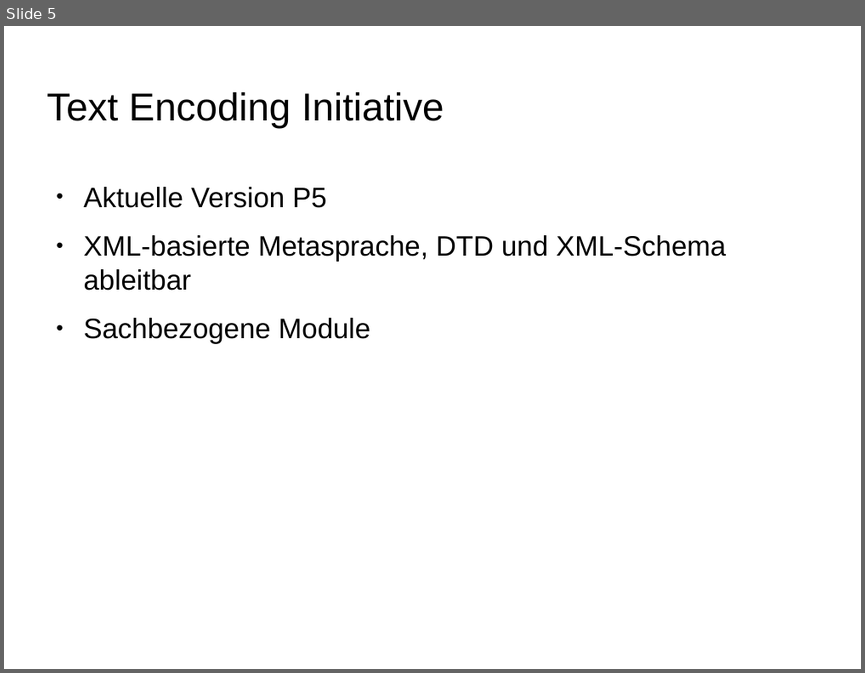
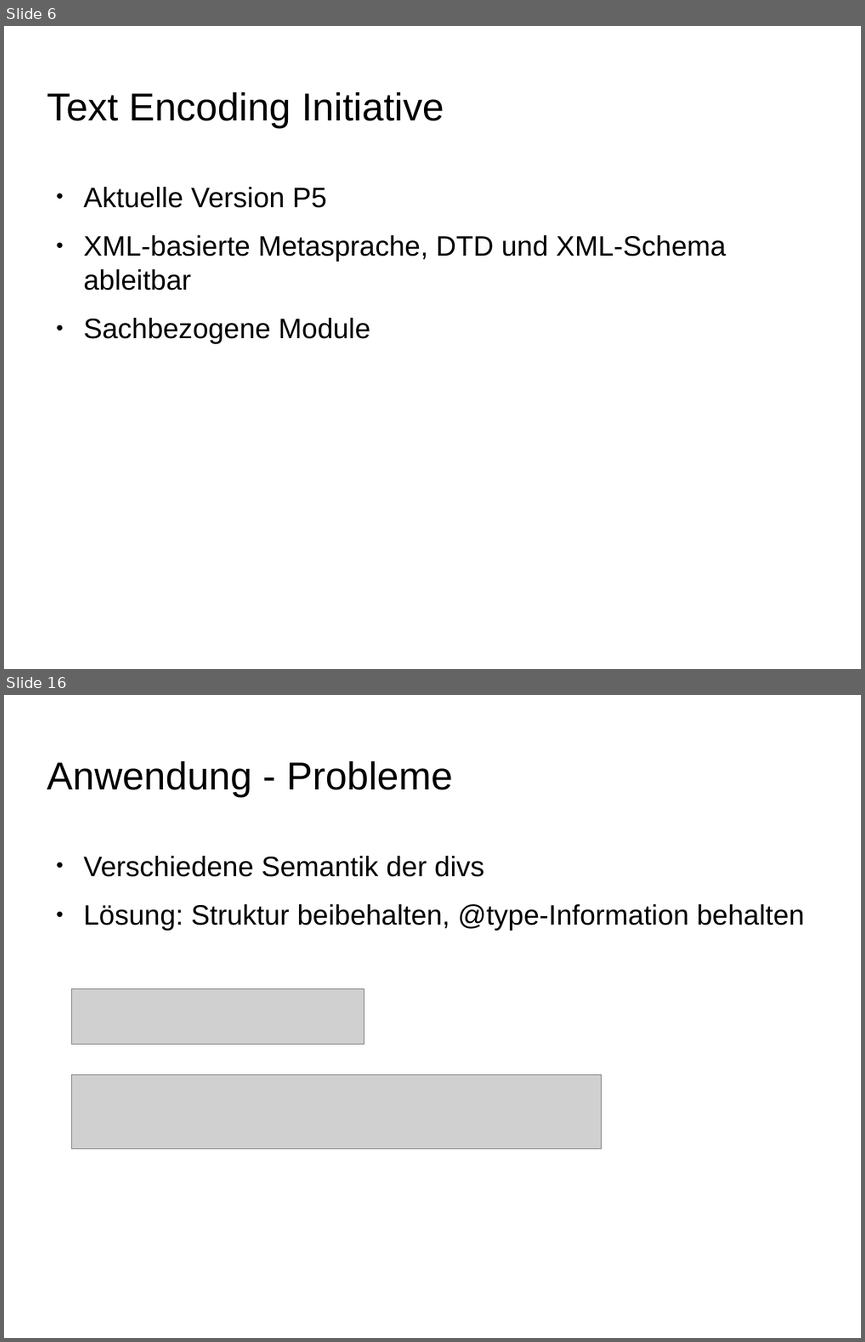
Before and after one commit to alkern/TeiRD, a slide deck: doc/präsentation.odp. Shown one above the other, each under a label of ours: slide 5 before the commit, slides 6 and 16 after it; the slides between them are not shown. The pictures are 865x673 and 865x1342 pixels, drawn with LibreOffice and Linux fonts; fonts in the diff are those of the drawing; grey boxes stand for pictures; background and template pictures are left out. Boxes give left, top, right and bottom in pixels: in the first picture for what was removed or moved away, otherwise in the second. Text is boxed around its words. In the diff, an @@ line names an element or a change of style, - is before the commit and + after.

```diff
--- a/doc/präsentation.odp
+++ b/doc/präsentation.odp
@@ slide 16 added at bbox=[4, 695, 861, 1338], background picture (left out) @@
@@ title added at bbox=[46, 761, 453, 798], 36 pt, text #000000 @@
+Anwendung - Probleme
@@ text added at bbox=[84, 856, 805, 930], 26 pt, text #000000 @@
+● Verschiedene Semantik der divs
+● Lösung: Struktur beibehalten, @type-Information behalten
@@ picture added at bbox=[72, 989, 364, 1044] @@
@@ picture added at bbox=[72, 1074, 601, 1148] @@
@@ what was slide 5 is now slide 6 @@
```
Also in this commit, not shown: 7 slides changed, 13 other slides added, 5 other files.
